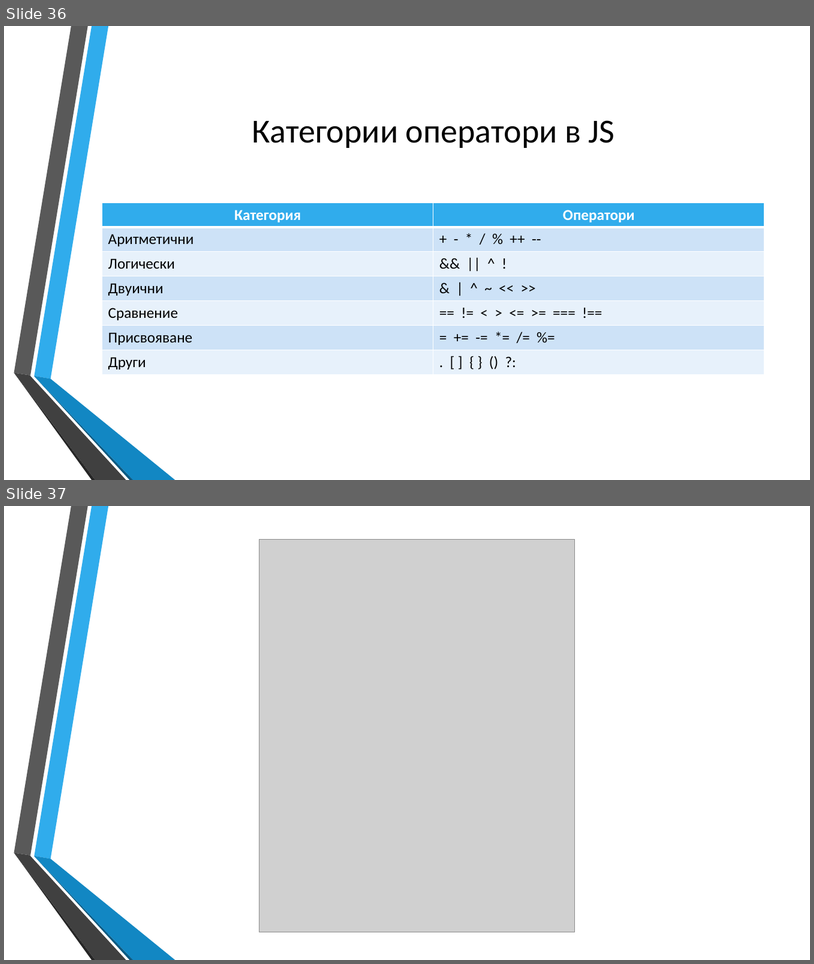
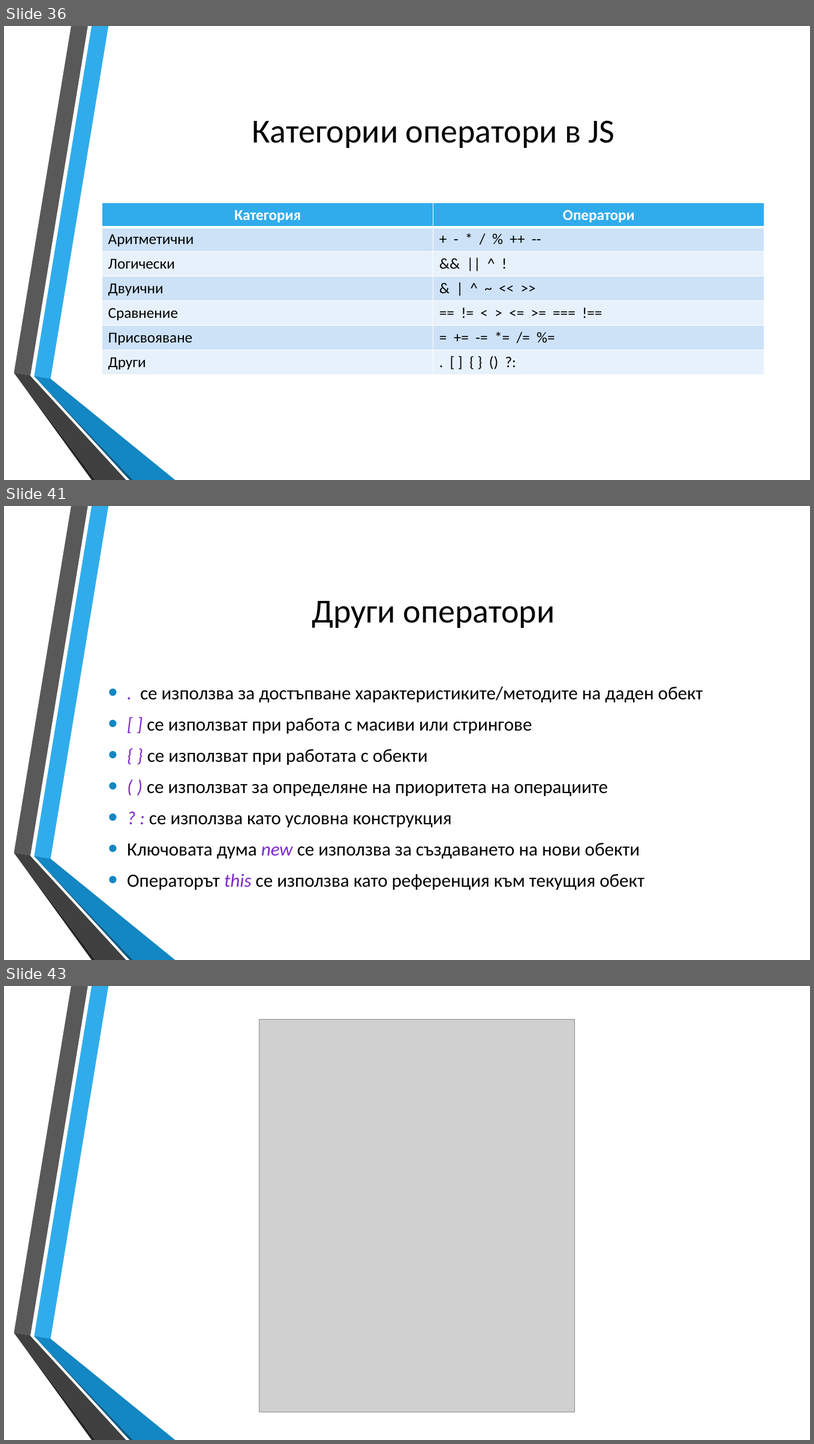
Before and after one commit to dnmitev/IT-Academy, a slide deck: JS Fundamentals/2.JS-Basics/JS-Basics.pptx. Shown one above the other, each under a label of ours: slides 36 and 37 before the commit, slides 36, 41 and 43 after it; the slides between them are not shown. The pictures are 814x964 and 814x1444 pixels, drawn with LibreOffice and Linux fonts; fonts in the diff are those of the drawing; grey boxes stand for pictures; background and template pictures are left out. Boxes give left, top, right and bottom in pixels: in the first picture for what was removed or moved away, otherwise in the second. Text is boxed around its words. In the diff, an @@ line names an element or a change of style, - is before the commit and + after.

```diff
--- a/JS Fundamentals/2.JS-Basics/JS-Basics.pptx
+++ b/JS Fundamentals/2.JS-Basics/JS-Basics.pptx
@@ slide 41 added at [4, 506, 810, 960], background picture (left out); not listed: 6 template elements that a slide beside it also shows @@
@@ title added at [312, 601, 555, 628], 40 pt, text #000000 @@
+Други оператори
@@ text added at [127, 686, 704, 889], 22.2 pt, text #000000 @@
+• . се използва за достъпване характеристиките/методите на даден обект
+• [ ] се използват при работа с масиви или стрингове
+• { } се използват при работата с обекти
+• ( ) се използват за определяне на приоритета на операциите
+• ? : се използва като условна конструкция
+• Ключовата дума new се използва за създаването на нови обекти
+• Операторът this се използва като референция към текущия обект
@@ what was slide 37 is now slide 43 @@
```
Also in this commit, not shown: 1 slide changed, 5 other slides added, 6 other files.
